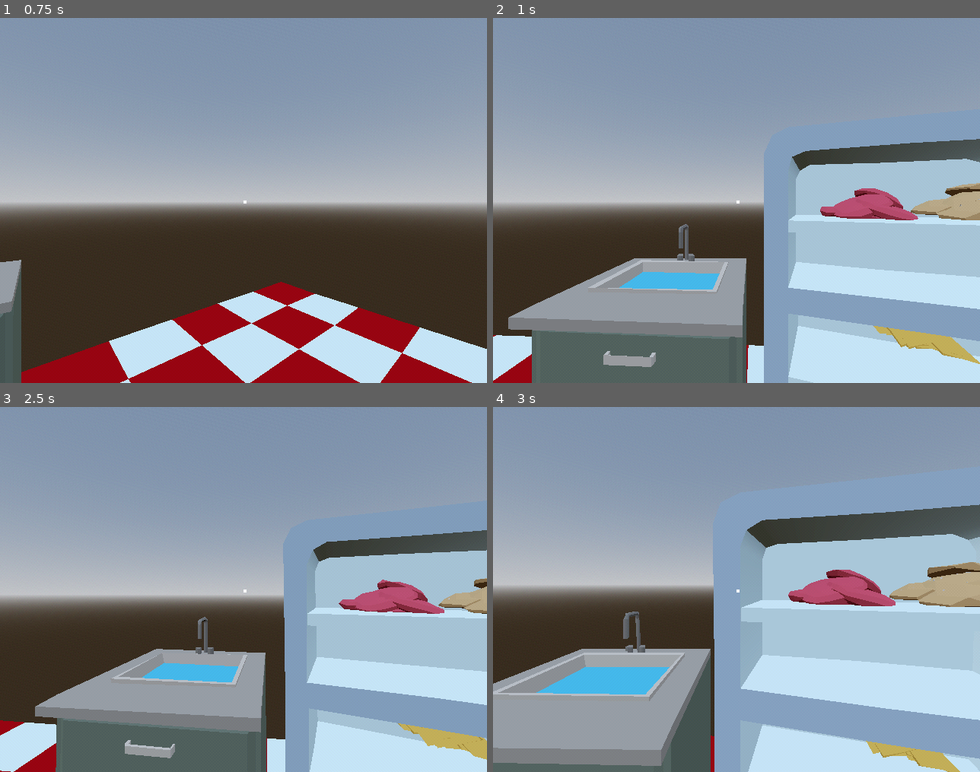
Above: before the commit, frames 1-4 (two rows, left to right).
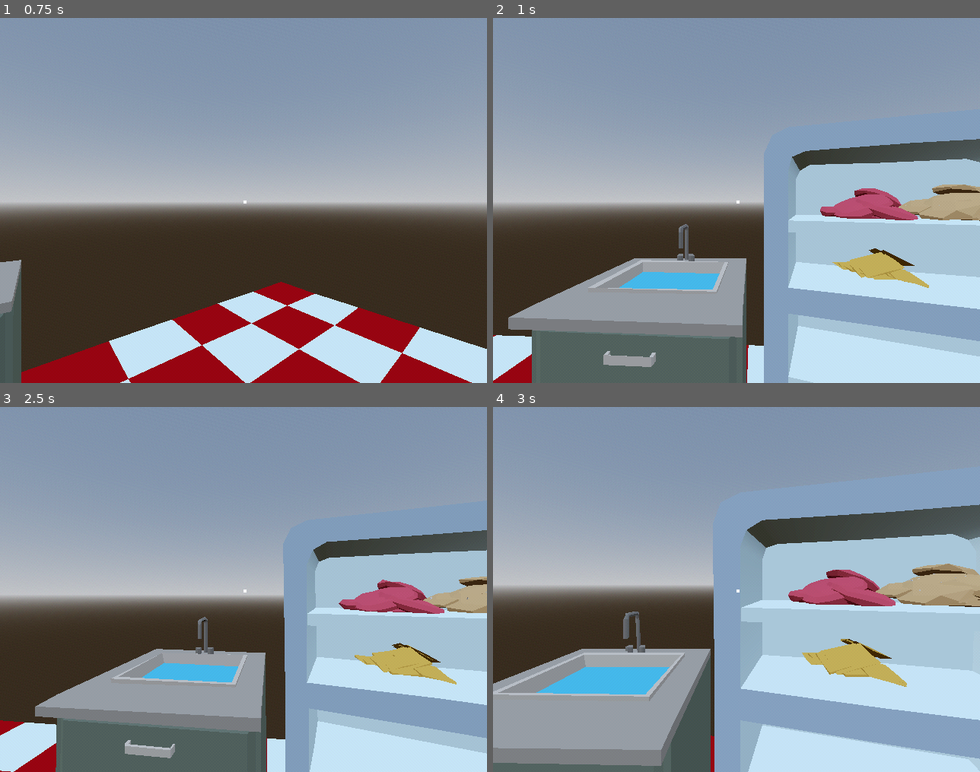
Above: after the commit, the same moments.

Repository: connor-lennox/DemoDisk
Game: Godot game, scene res://game.tscn
Same seed, same stepped clock (60 frames per second), same inputs: the game is played once before the commit and once after it.
Inputs (mouse positions are in pixels of both pictures, inside the frame that each line leads up to):
- Up to frame 1 (0.75 s): move the mouse to (267, 200) at 0.52 s; hold Right (ui_right) from 0.53 s (still down); click (267, 200) at 0.6 s
- Up to frame 2 (1 s): keep holding Right (ui_right)
- Up to frame 3 (2.5 s): move the mouse to (219, 589) at 1.27 s; release Right (ui_right) at 1.28 s; hold Left (ui_left) 1.28-2.03 s; click (219, 589) at 1.35 s; move the mouse to (253, 582) at 2.02 s; hold Right (ui_right) from 2.03 s (still down); click (253, 582) at 2.1 s
- Up to frame 4 (3 s): keep holding Right (ui_right); move the mouse to (731, 596) at 2.77 s; click (731, 596) at 2.85 s

Frame 1 is identical in both runs. In frame 2, 2.2% of the frame differs, in the area x 69-100%, y 45-95%; in frame 3, 2.2%; in frame 4, 2.7%, in the area x 63-100%, y 42-100%.

Commit message:
demo scene tweak

Diff:
--- a/scenes/player_test_scene.tscn
+++ b/scenes/player_test_scene.tscn
@@ -117,9 +117,9 @@
 food_type = ExtResource("12_ie5j2")
 
 [node name="FoodSpawner2" parent="." instance=ExtResource("11_wdwv7")]
-transform = Transform3D(1, 0, 0, 0, 1, 0, 0, 0, 1, 3.81124, 2.01979, 1.30278)
+transform = Transform3D(1, 0, 0, 0, 1, 0, 0, 0, 1, 3.86638, 2.01979, 1.23661)
 food_type = ExtResource("13_uqn7k")
 
 [node name="FoodSpawner3" parent="." instance=ExtResource("11_wdwv7")]
-transform = Transform3D(1, 0, 0, 0, 1, 0, 0, 0, 1, 3.86638, 1.29648, 0.982976)
+transform = Transform3D(1, 0, 0, 0, 1, 0, 0, 0, 1, 3.93254, 1.65454, 0.795505)
 food_type = ExtResource("14_b4i66")
